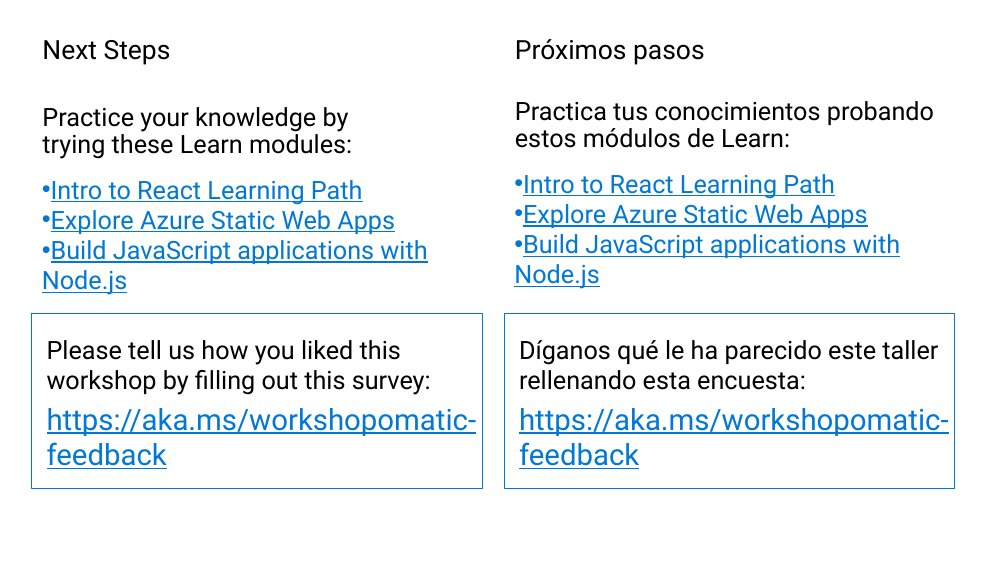
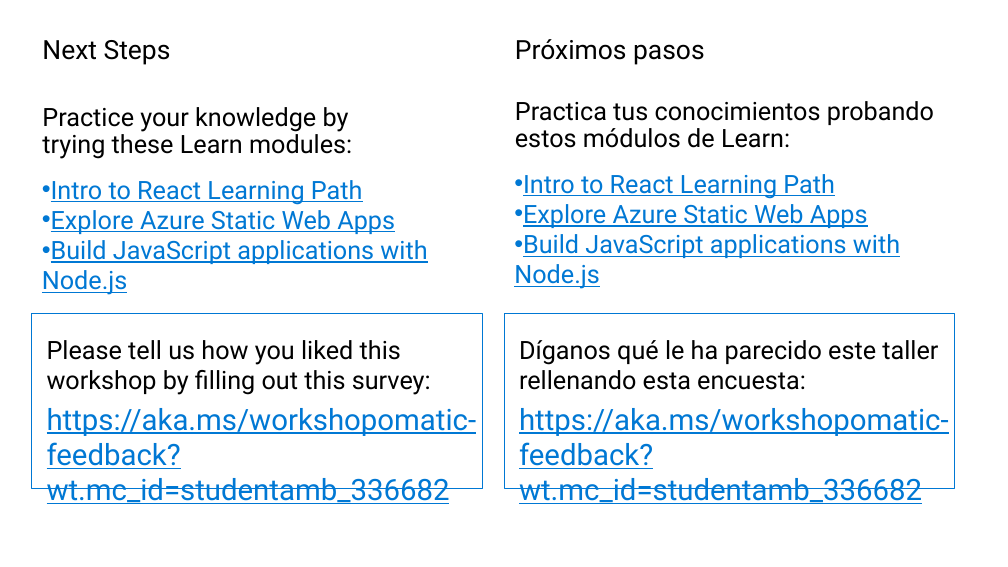
Before and after one commit to Gilberto-Guzman-Student-Ambassadors/Get_Started_with_React, a slide deck: slide 33 of presentation/slides.pptx. Drawn at 1008x567 pixels with LibreOffice and Linux fonts; fonts in the diff are those of the drawing; background and template pictures are left out. Boxes give left, top, right and bottom in pixels: in the first picture for what was removed or moved away, otherwise in the second. Text is boxed around its words. In the diff, an @@ line names an element or a change of style, - is before the commit and + after.

Commit message:
Actualizacion de contenido

```diff
--- a/presentation/slides.pptx
+++ b/presentation/slides.pptx
@@ text at box(47, 408, 477, 504): text changed @@
-https://aka.ms/workshopomatic-feedback
+https://aka.ms/workshopomatic-feedback?wt.mc_id=studentamb_336682
@@ text at box(519, 408, 949, 504): text changed @@
-https://aka.ms/workshopomatic-feedback
+https://aka.ms/workshopomatic-feedback?wt.mc_id=studentamb_336682
```
